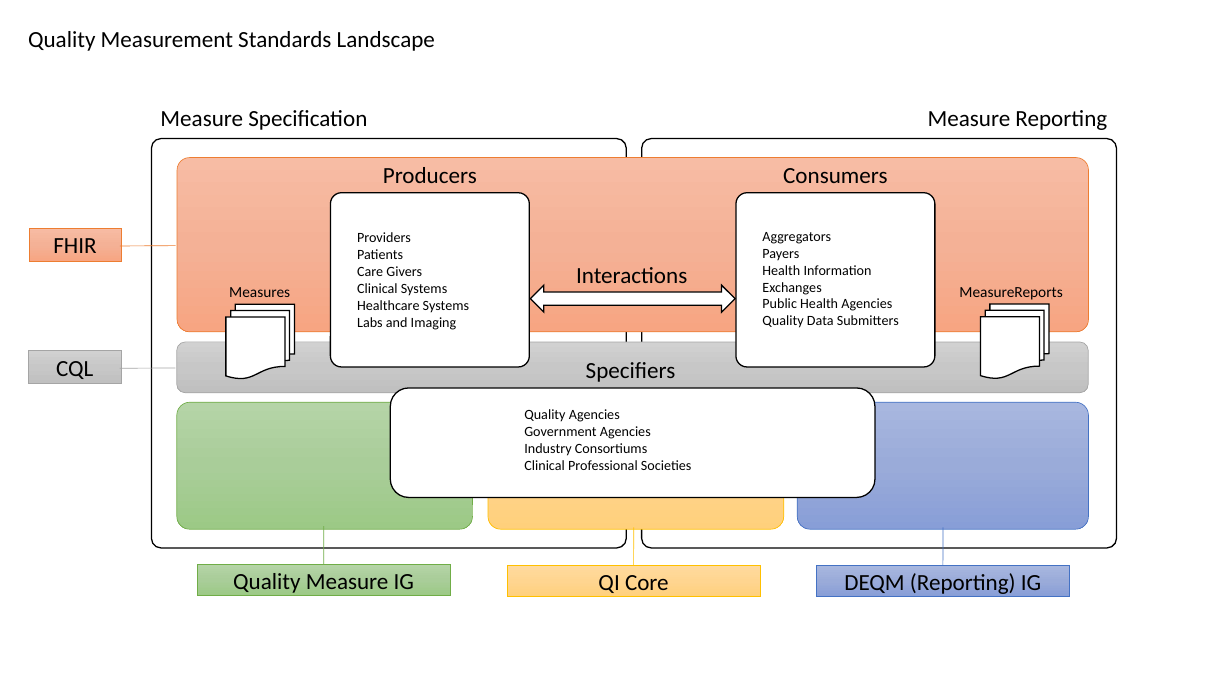
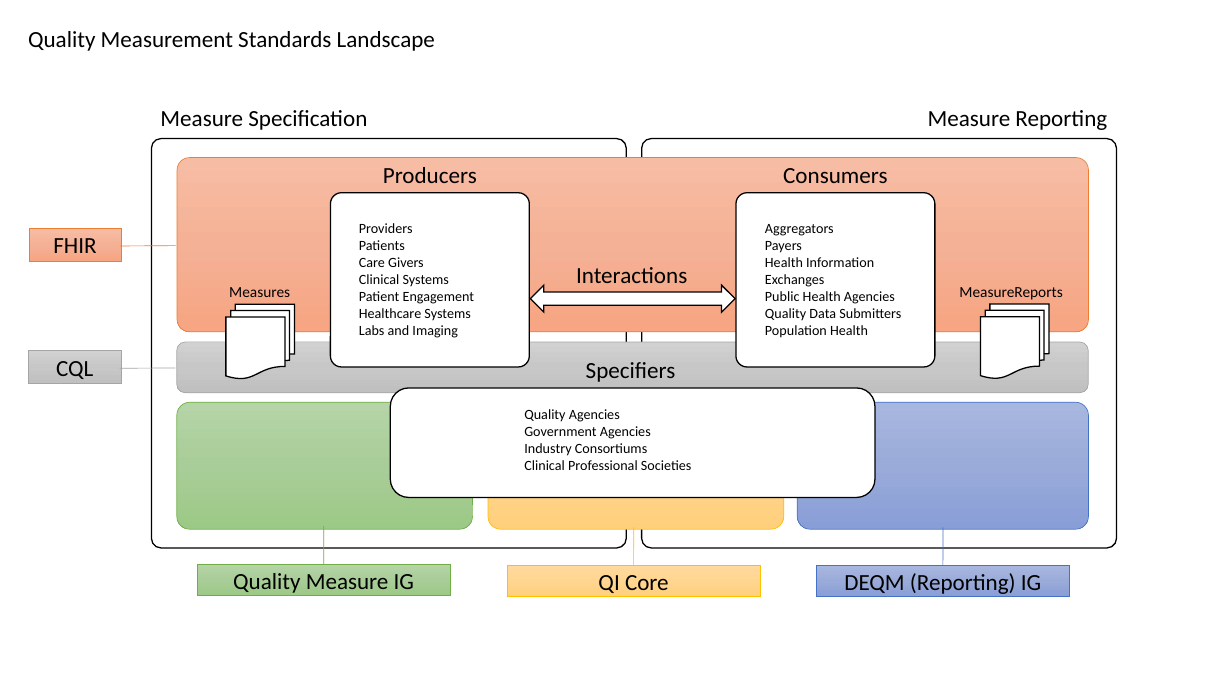
Before and after one commit to HL7/cqf-measures, a slide deck: slide 2 of diagrams/FHIR Measure IG Diagram.pptx. Drawn at 1232x693 pixels with LibreOffice and Linux fonts; fonts in the diff are those of the drawing. Boxes give left, top, right and bottom in pixels: in the first picture for what was removed or moved away, otherwise in the second. Text is boxed around its words. In the diff, an @@ line names an element or a change of style, - is before the commit and + after.

```diff
--- a/diagrams/FHIR Measure IG Diagram.pptx
+++ b/diagrams/FHIR Measure IG Diagram.pptx
@@ text "Providers": place and size @@
-text "Providers" at (357, 232, 469, 330)
+text "Providers" at (359, 223, 474, 338)
@@ text "Aggregators": place and size @@
-text "Aggregators" at (762, 232, 899, 328)
+text "Aggregators" at (765, 224, 901, 338)
@@ text at (359, 291, 474, 304): paragraph added @@
+Patient Engagement
@@ text at (765, 325, 868, 338): paragraph added @@
+Population Health
```
Also in this commit, not shown: 1 other slide changed, 2 other files.
